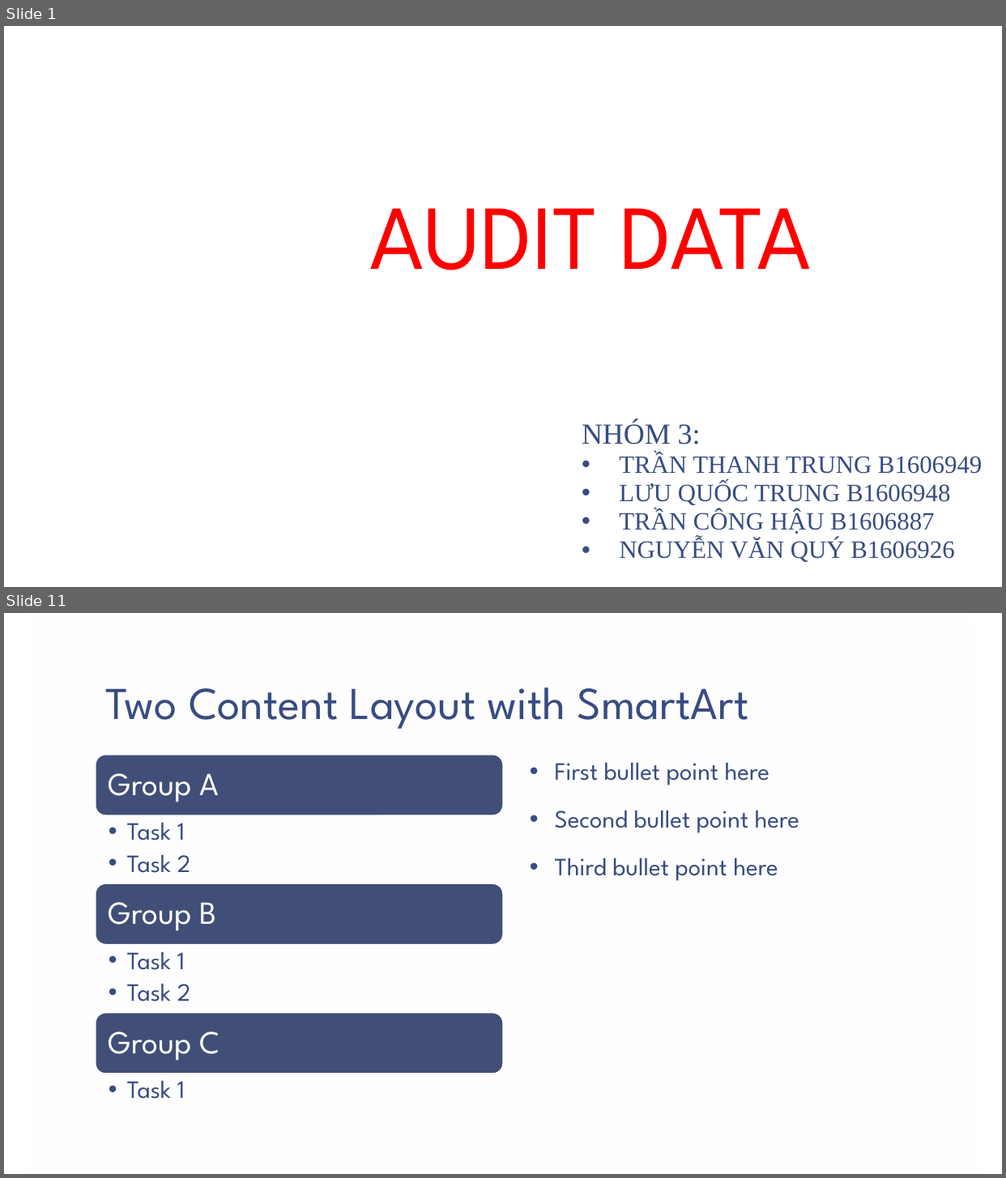
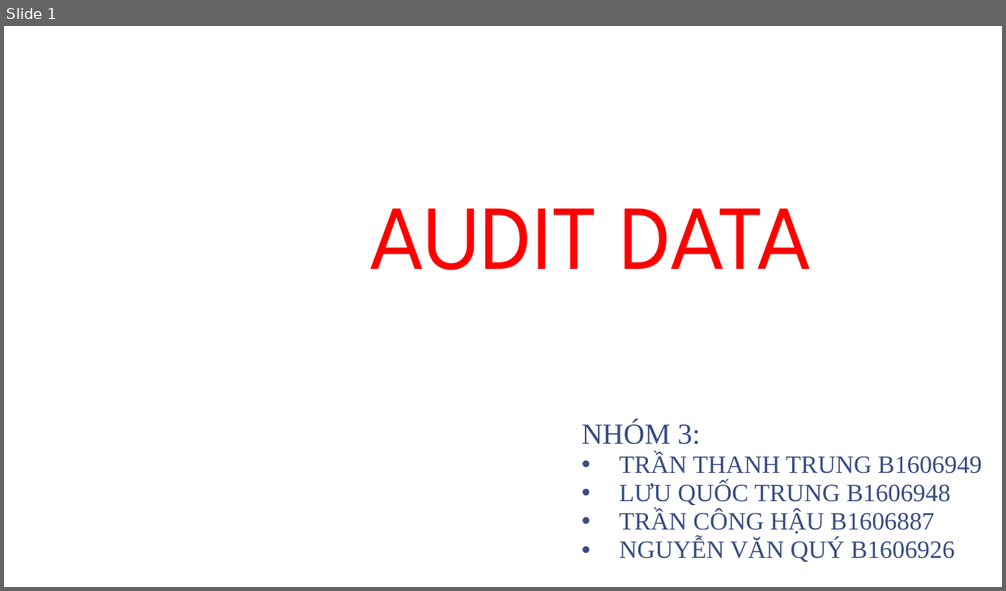
Before and after one commit to trungcpag/machine-CTU, a slide deck: report.pptx. Shown one above the other, each under a label of ours: slides 1 and 11 before the commit, slide 1 after it; the slides between them are not shown. The pictures are 1006x1178 and 1006x591 pixels, drawn with LibreOffice and Linux fonts; fonts in the diff are those of the drawing; background and template pictures are left out. Boxes give left, top, right and bottom in pixels: in the first picture for what was removed or moved away, otherwise in the second. Text is boxed around its words. In the diff, an @@ line names an element or a change of style, - is before the commit and + after.

```diff
--- a/report.pptx
+++ b/report.pptx
@@ slide 11 removed at [4, 613, 1002, 1174], background picture (left out) @@
@@ rectangle removed at [28, 613, 977, 1174] @@
@@ title removed at [105, 688, 749, 729] @@
-Two Content Layout with SmartArt
@@ text removed at [555, 763, 799, 881] @@
-• First bullet point here
-• Second bullet point here
-• Third bullet point here
@@ group removed at [96, 755, 503, 1099]: 6 texts, 3 rounded rectangles @@
-Group A
-  •• Task 1
-  •• Task 2
-Group B
-  •• Task 1
-  •• Task 2
-Group C
-  •• Task 1
```
Also in this commit, not shown: 8 slides changed, 1 slide added, 3 other slides removed.
